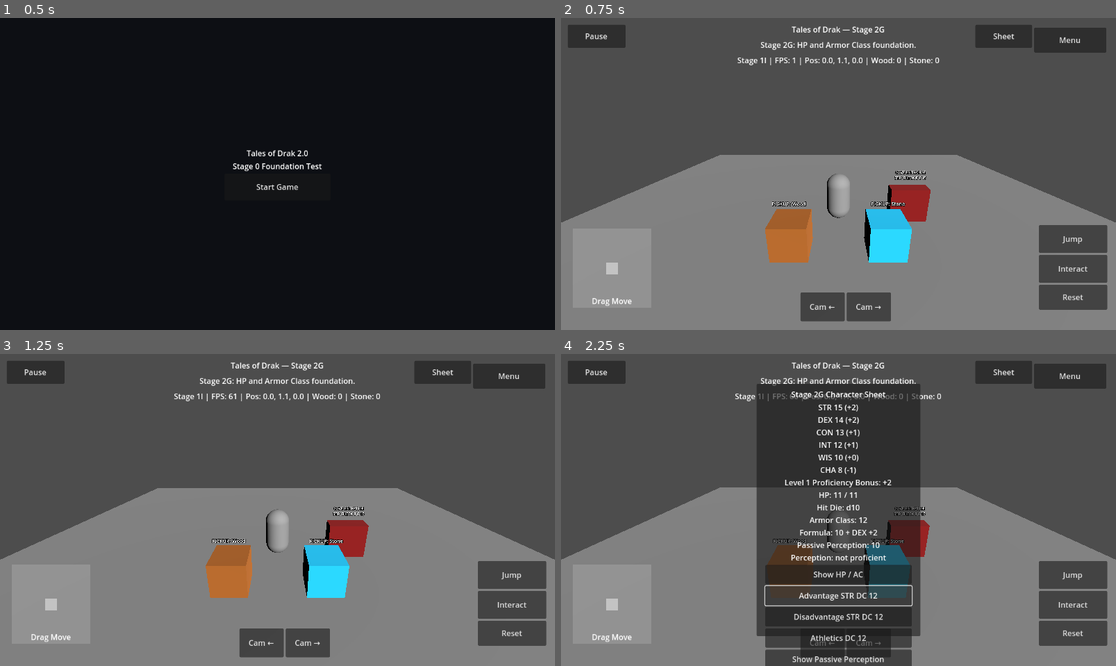
Above: before the commit, frames 1-4 (two rows, left to right).
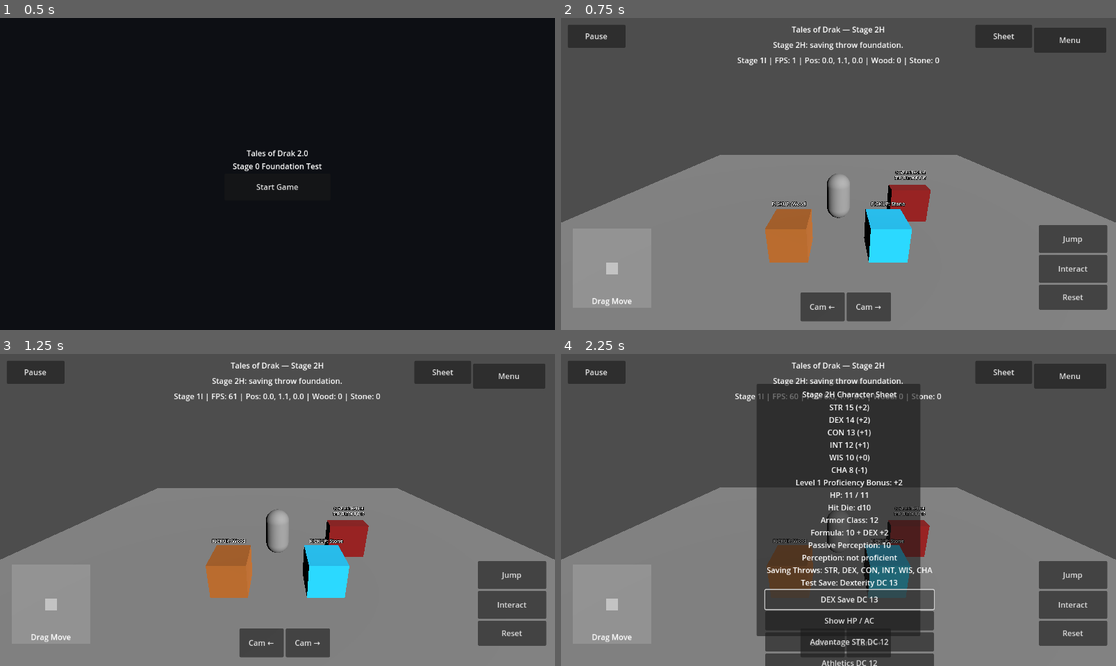
Above: after the commit, the same moments.

Repository: tristanvickery20/Tales-of-Drak-2.0
Game: Godot game, scene res://scenes/main_menu/main_menu.tscn
The game is run twice, just before and just after one commit, with the same random seed, the same clock (stepped at 60 frames per second) and the same inputs.
Inputs (mouse positions are in pixels of both pictures, inside the frame that each line leads up to):
- Up to frame 1 (0.5 s): no input
- Up to frame 2 (0.75 s): click "Start Game" at 0.5 s
- Up to frame 3 (1.25 s): no input
- Up to frame 4 (2.25 s): click "Sheet" at 1.25 s; click (849, 600) at 2 s, where only the run after the commit has a clickable "DEX Save DC 13"

Frame 1 is identical in both runs. In frame 2, 0.3% of the frame differs, in the area x 35-64%, y 2-11%; in frame 3, 0.3%; in frame 4, 6.3%, in the area x 35-68%, y 2-100%.

Commit message:
Add Stage 2H Dexterity saving throw test

Diff:
--- a/drak/ui/drak_character_sheet_overlay.gd
+++ b/drak/ui/drak_character_sheet_overlay.gd
@@ -6,9 +6,10 @@
 const PASSIVE_SCORES_SCRIPT := preload("res://drak/rules/drak_passive_scores.gd")
 const HIT_POINTS_SCRIPT := preload("res://drak/rules/drak_hit_points.gd")
 const ARMOR_CLASS_SCRIPT := preload("res://drak/rules/drak_armor_class.gd")
-
-const CURRENT_STAGE_TITLE := "Tales of Drak — Stage 2G"
-const CURRENT_STAGE_STATUS := "Stage 2G: HP and Armor Class foundation."
+const SAVING_THROWS_SCRIPT := preload("res://drak/rules/drak_saving_throws.gd")
+
+const CURRENT_STAGE_TITLE := "Tales of Drak — Stage 2H"
+const CURRENT_STAGE_STATUS := "Stage 2H: saving throw foundation."
 
 var _ability_scores: DrakAbilityScores = ABILITY_SCORES_SCRIPT.new()
 var _dice_roller: DrakDiceRoller = DICE_ROLLER_SCRIPT.new()
@@ -16,6 +17,7 @@
 var _passive_scores: DrakPassiveScores = PASSIVE_SCORES_SCRIPT.new()
 var _hit_points: DrakHitPoints = HIT_POINTS_SCRIPT.new()
 var _armor_class: DrakArmorClass = ARMOR_CLASS_SCRIPT.new()
+var _saving_throws: DrakSavingThrows = SAVING_THROWS_SCRIPT.new()
 var _root: Control
 var _sheet_button: Button
 var _sheet_panel: Panel
@@ -78,7 +80,7 @@
 
 	var title := Label.new()
 	title.name = "CharacterSheetTitle"
-	title.text = "Stage 2G Character Sheet"
+	title.text = "Stage 2H Character Sheet"
 	title.horizontal_alignment = HORIZONTAL_ALIGNMENT_CENTER
 	title.mouse_filter = Control.MOUSE_FILTER_IGNORE
 	box.add_child(title)
@@ -89,6 +91,14 @@
 	_sheet_text.horizontal_alignment = HORIZONTAL_ALIGNMENT_CENTER
 	_sheet_text.mouse_filter = Control.MOUSE_FILTER_IGNORE
 	box.add_child(_sheet_text)
+
+	var save_button := Button.new()
+	save_button.name = "RollDexteritySaveButton"
+	save_button.text = "DEX Save DC 13"
+	save_button.custom_minimum_size = Vector2(270, 40)
+	save_button.mouse_filter = Control.MOUSE_FILTER_STOP
+	save_button.pressed.connect(_roll_dexterity_save)
+	box.add_child(save_button)
 
 	var hp_ac_button := Button.new()
 	hp_ac_button.name = "ShowHpAcButton"
@@ -106,14 +116,6 @@
 	advantage_button.pressed.connect(_roll_advantage_strength_check)
 	box.add_child(advantage_button)
 
-	var disadvantage_button := Button.new()
-	disadvantage_button.name = "RollDisadvantageStrengthCheckButton"
-	disadvantage_button.text = "Disadvantage STR DC 12"
-	disadvantage_button.custom_minimum_size = Vector2(270, 40)
-	disadvantage_button.mouse_filter = Control.MOUSE_FILTER_STOP
-	disadvantage_button.pressed.connect(_roll_disadvantage_strength_check)
-	box.add_child(disadvantage_button)
-
 	var athletics_button := Button.new()
 	athletics_button.name = "RollAthleticsCheckButton"
 	athletics_button.text = "Athletics DC 12"
@@ -139,7 +141,7 @@
 
 	var note := Label.new()
 	note.name = "CharacterSheetNote"
-	note.text = "Stage 2G: HP and AC display only. No damage/combat/classes/races yet."
+	note.text = "Stage 2H: saving throw display/test only. No damage/combat/classes/races yet."
 	note.autowrap_mode = TextServer.AUTOWRAP_WORD_SMART
 	note.horizontal_alignment = HORIZONTAL_ALIGNMENT_CENTER
 	note.mouse_filter = Control.MOUSE_FILTER_IGNORE
@@ -155,12 +157,13 @@
 
 func _get_sheet_text() -> String:
 	var proficiency_bonus := _dice_roller.get_proficiency_bonus(1)
-	return "%s\nLevel 1 Proficiency Bonus: +%d\n%s\n%s\n%s" % [
+	return "%s\nLevel 1 Proficiency Bonus: +%d\n%s\n%s\n%s\n%s" % [
 		_ability_scores.get_summary_text(),
 		proficiency_bonus,
 		_hit_points.get_summary_text(_ability_scores.get_constitution_modifier()),
 		_armor_class.get_summary_text(_ability_scores.get_dexterity_modifier()),
 		_passive_scores.get_summary_text(_ability_scores.get_wisdom_modifier(), proficiency_bonus, false),
+		_saving_throws.get_summary_text(),
 	]
 
 func _toggle_sheet() -> void:
@@ -170,6 +173,11 @@
 
 func _hide_sheet() -> void:
 	_sheet_panel.visible = false
+
+func _roll_dexterity_save() -> void:
+	var save_name := _saving_throws.format_save_name("Dexterity")
+	var result := _dice_roller.roll_ability_check(save_name, _ability_scores.get_dexterity_modifier(), 1, false, 13)
+	_check_result_text.text = _dice_roller.format_check_result(result)
 
 func _show_hp_ac() -> void:
 	_check_result_text.text = "%s\n%s" % [
@@ -179,10 +187,6 @@
 
 func _roll_advantage_strength_check() -> void:
 	var result := _dice_roller.roll_ability_check("Strength", _ability_scores.get_strength_modifier(), 1, false, 12, DrakDiceRoller.ROLL_ADVANTAGE)
-	_check_result_text.text = _dice_roller.format_check_result(result)
-
-func _roll_disadvantage_strength_check() -> void:
-	var result := _dice_roller.roll_ability_check("Strength", _ability_scores.get_strength_modifier(), 1, false, 12, DrakDiceRoller.ROLL_DISADVANTAGE)
 	_check_result_text.text = _dice_roller.format_check_result(result)
 
 func _roll_athletics_check() -> void:
@@ -227,6 +231,6 @@
 
 func _replace_stage_text(text: String) -> String:
 	var updated := text
-	for stage_name in ["Stage 1E", "Stage 1F", "Stage 1G", "Stage 1H", "Stage 1I", "Stage 2A", "Stage 2B", "Stage 2C", "Stage 2D", "Stage 2E", "Stage 2F"]:
-		updated = updated.replace(stage_name, "Stage 2G")
+	for stage_name in ["Stage 1E", "Stage 1F", "Stage 1G", "Stage 1H", "Stage 1I", "Stage 2A", "Stage 2B", "Stage 2C", "Stage 2D", "Stage 2E", "Stage 2F", "Stage 2G"]:
+		updated = updated.replace(stage_name, "Stage 2H")
 	return updated
